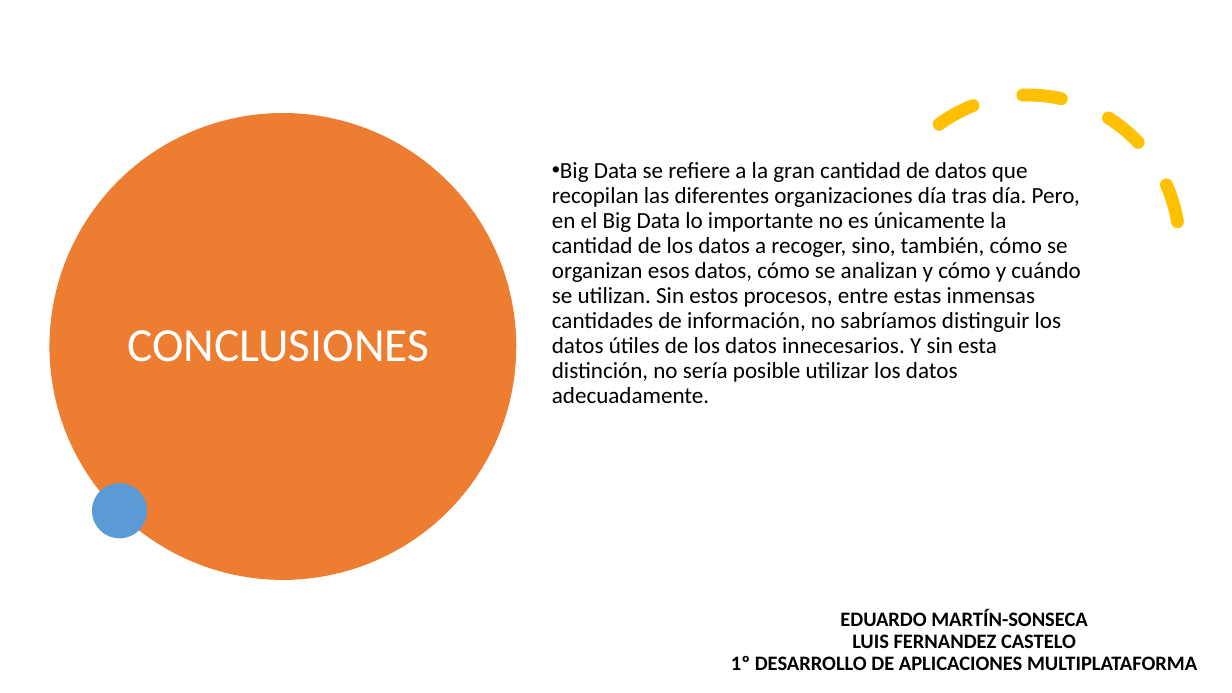
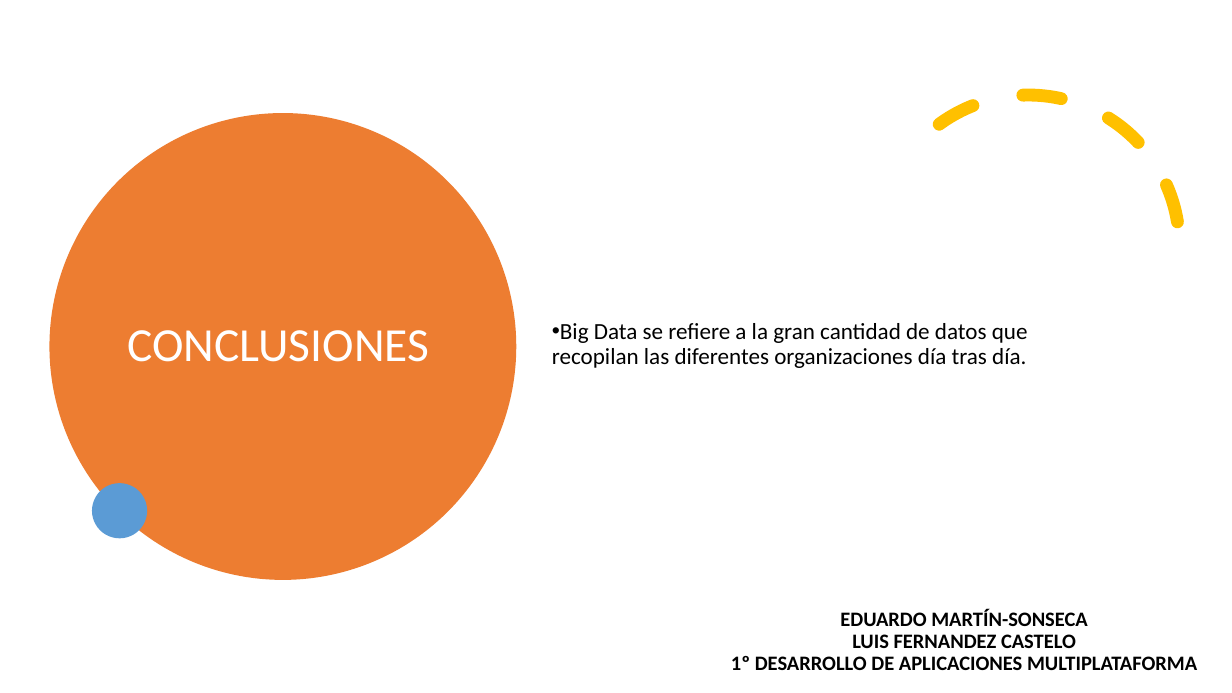
Before and after one commit to maraloeDev/Grado_SuperiorDAM, a slide deck: slide 16 of Bases de Datos/1º Evaluación/Ejercicios/Ejercicio2/Explotación de bases de datos Big Data.pptx. Drawn at 1232x693 pixels with LibreOffice and Linux fonts; fonts in the diff are those of the drawing. Boxes give left, top, right and bottom in pixels: in the first picture for what was removed or moved away, otherwise in the second. Text is boxed around its words. In the diff, an @@ line names an element or a change of style, - is before the commit and + after.

```diff
--- a/Bases de Datos/1º Evaluación/Ejercicios/Ejercicio2/Explotación de bases de datos Big Data.pptx
+++ b/Bases de Datos/1º Evaluación/Ejercicios/Ejercicio2/Explotación de bases de datos Big Data.pptx
@@ text at bbox=[552, 323, 1028, 368]: text changed @@
-• Big Data se refiere a la gran cantidad de datos que recopilan las diferentes organizaciones día tras día. Pero, en el Big Data lo importante no es únicamente la cantidad de los datos a recoger, sino, también, cómo se organizan esos datos, cómo se analizan y cómo y cuándo se utilizan. Sin estos procesos, entre estas inmensas cantidades de información, no sabríamos distinguir los datos útiles de los datos innecesarios. Y sin esta distinción, no sería posible utilizar los datos adecuadamente.
+• Big Data se refiere a la gran cantidad de datos que recopilan las diferentes organizaciones día tras día.
```
Also in this commit, not shown: 13 other slides changed, 2 other files.
